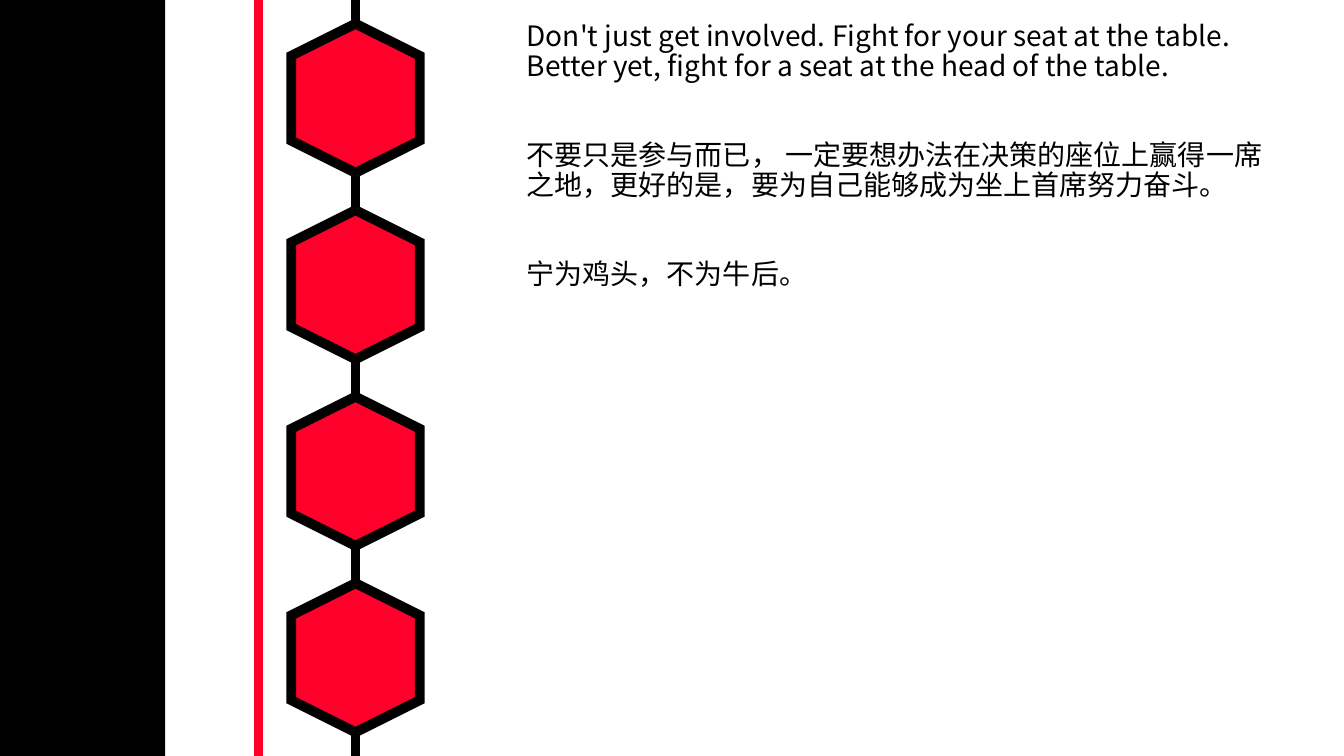
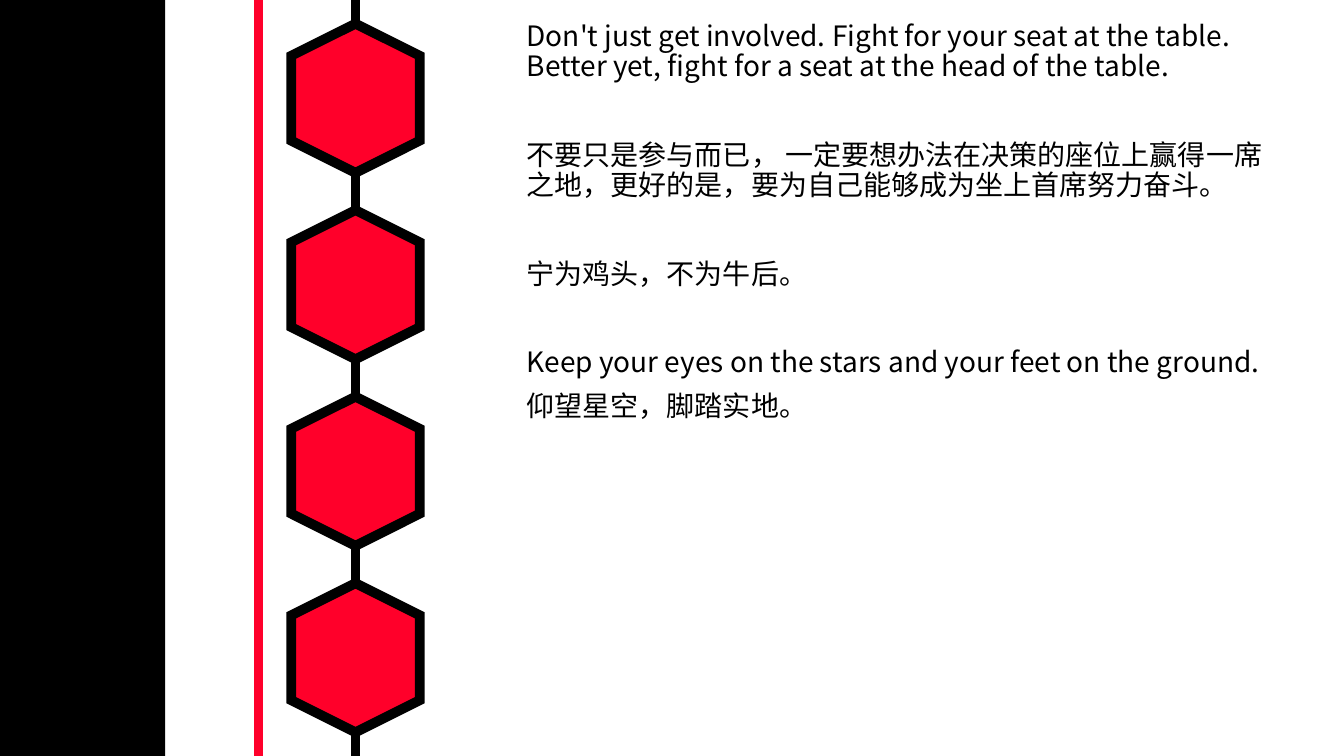
Before and after one commit to MarkShen1992/PPT-template, a slide deck: slide 27 of morning reading/iridescent english sentenses.pptx. Drawn at 1344x756 pixels with LibreOffice and Linux fonts; fonts in the diff are those of the drawing. Boxes give left, top, right and bottom in pixels: in the first picture for what was removed or moved away, otherwise in the second. Text is boxed around its words. In the diff, an @@ line names an element or a change of style, - is before the commit and + after.

```diff
--- a/morning reading/iridescent english sentenses.pptx
+++ b/morning reading/iridescent english sentenses.pptx
@@ text at <box>527,349,1260,419</box>: paragraphs added @@
+Keep your eyes on the stars and your feet on the ground.
+仰望星空，脚踏实地。
```
Also in this commit, not shown: 1 slide added.
